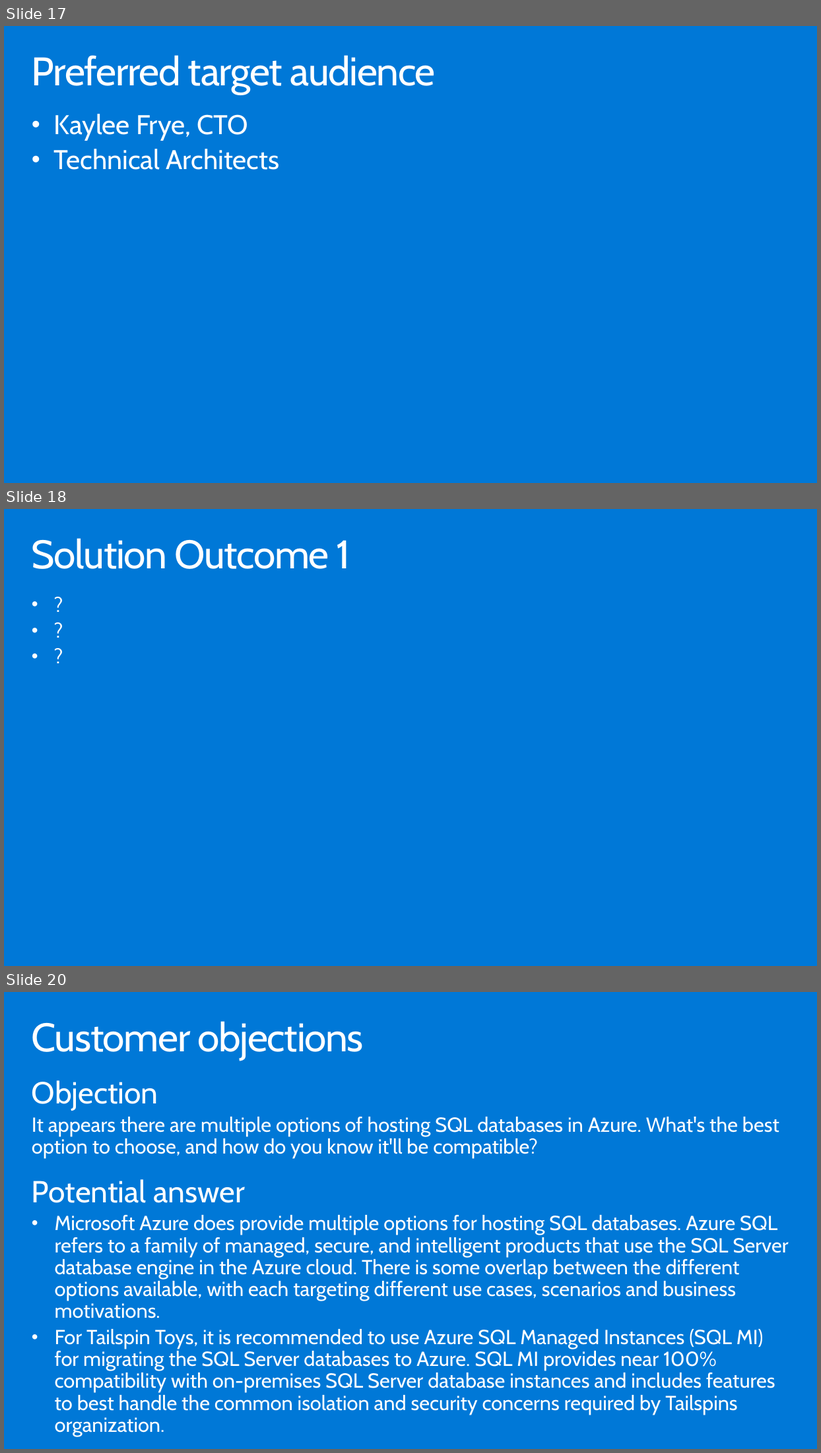
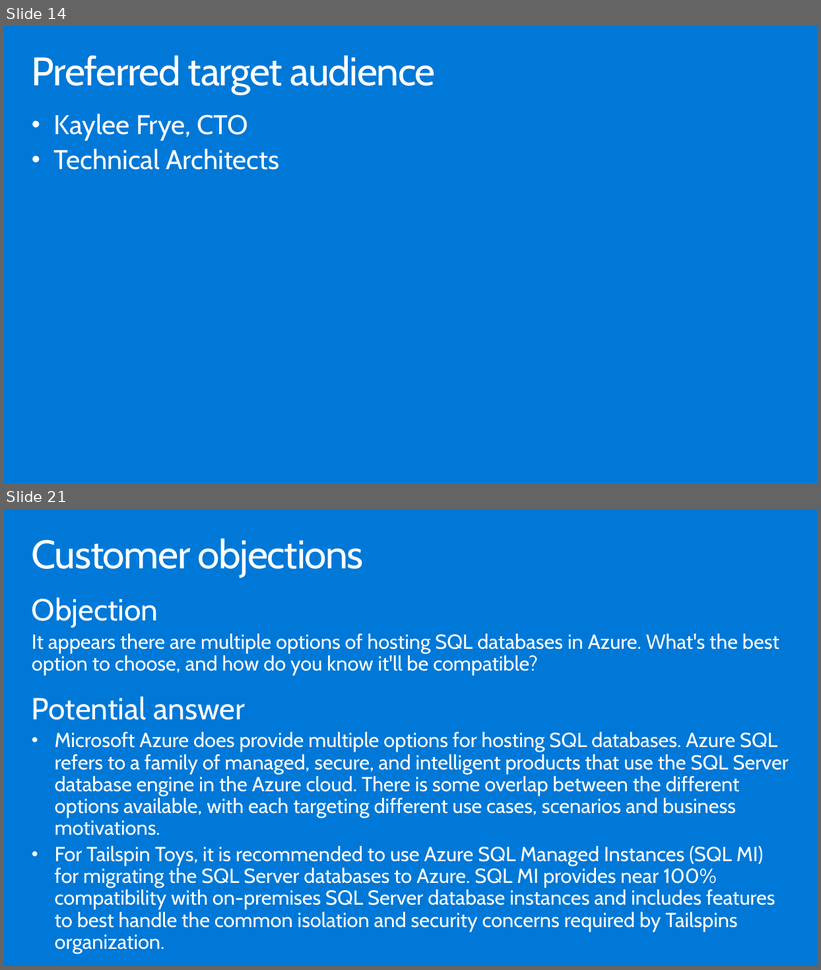
Before and after one commit to solliancenet/-Building-the-business-migration-case-with-Windows-Server-and-SQL-Server, a slide deck: Whiteboard design session/WDS trainer presentation - Building the business migration case with Windows Server and SQL Server.pptx. Shown one above the other, each under a label of ours: slides 17, 18 and 20 before the commit, slides 14 and 21 after it; the slides between them are not shown. The pictures are 821x1453 and 821x970 pixels, drawn with LibreOffice and Linux fonts; fonts in the diff are those of the drawing. Boxes give left, top, right and bottom in pixels: in the first picture for what was removed or moved away, otherwise in the second. Text is boxed around its words. In the diff, an @@ line names an element or a change of style, - is before the commit and + after.

```diff
--- a/Whiteboard design session/WDS trainer presentation - Building the business migration case with Windows Server and SQL Server.pptx
+++ b/Whiteboard design session/WDS trainer presentation - Building the business migration case with Windows Server and SQL Server.pptx
@@ slide 18 removed at (4, 509, 817, 966), background #0078D7 @@
@@ title removed at (32, 538, 350, 569) @@
-Solution Outcome 1
@@ text removed at (22, 588, 438, 677) @@
-• ?
-• ?
-• ?
@@ what was slide 17 is now slide 14 @@
@@ what was slide 20 is now slide 21 @@
```
Also in this commit, not shown: 6 slides added, 4 other slides removed, 2 other files.
